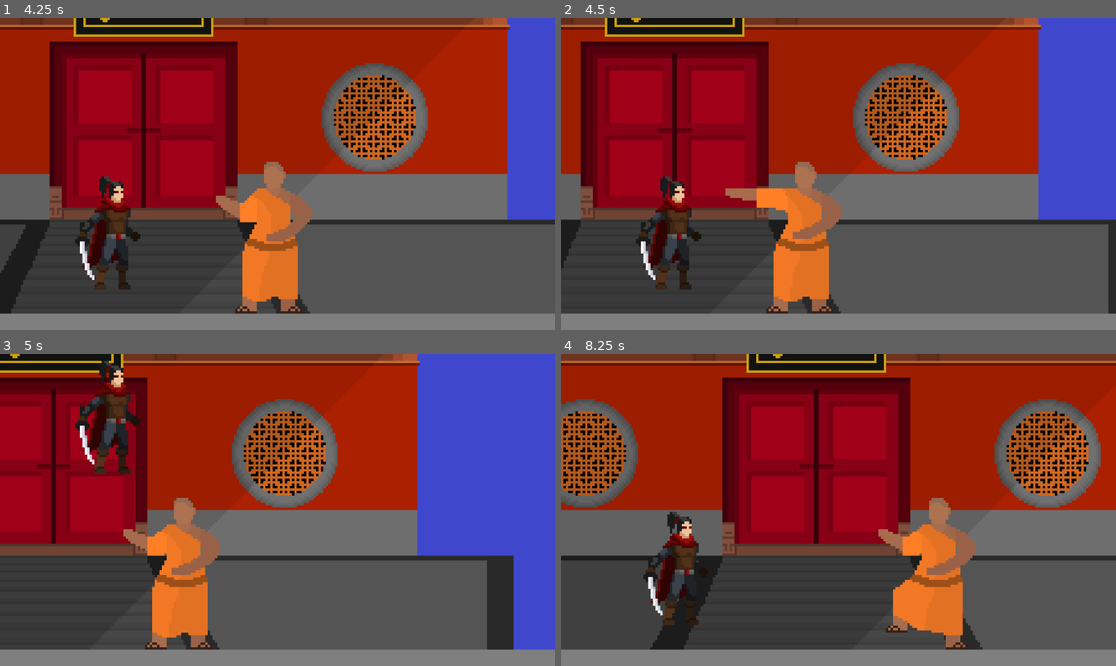
Above: before the commit, frames 1-4 (two rows, left to right).
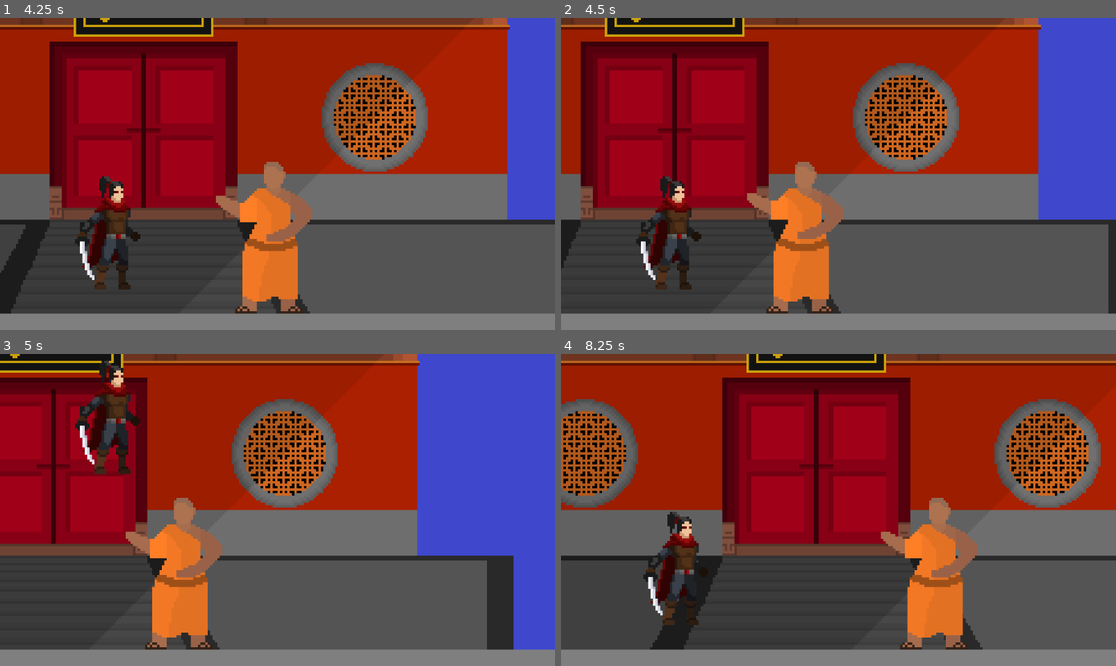
Above: after the commit, the same moments.

Repository: Patrick0704-eng/Fighting-Game-Cool
Game: Godot game, scene res://scenes/gui/main_menu.tscn
Same seed, same stepped clock (60 frames per second), same inputs: the game is played once before the commit and once after it.
Inputs (mouse positions are in pixels of both pictures, inside the frame that each line leads up to):
- Up to frame 1 (4.25 s): click (33, 33) at 0.5 s; tap Enter (lock_2) at 1.25, 2.75 s; hold D (right1) 1.28-2.78 s; tap Z (block1) at 1.35 s; tap W (up1) at 1.52, 2.27, 3.77 s; tap Space (lock_1) at 2, 3.5 s; tap J (block2) at 2.1 s; hold A (left1) 2.78-3.53 s; tap Down (down2) at 2.85 s; hold D (right1) from 3.53 s (still down); tap X (high1) at 3.6 s
- Up to frame 2 (4.5 s): keep holding D (right1); tap K (high2) at 4.35 s
- Up to frame 3 (5 s): keep holding D (right1); tap W (up1) at 4.52 s
- Up to frame 4 (8.25 s): release D (right1) at 5.03 s; hold A (left1) 5.03-5.78 s; tap Left (left2) at 5.1 s; tap W (up1) at 5.27, 6.77, 7.52 s; hold D (right1) 5.78-6.53 s; tap Space (lock_1) at 5.85 s; hold A (left1) 6.53-8.03 s; tap Enter (lock_2) at 6.6 s; tap C (low1) at 7.35 s; hold D (right1) from 8.03 s (still down); tap L (low2) at 8.1 s

Frame 1 is identical in both runs. In frame 2, 0.7% of the frame differs, in the area x 29-51%, y 54-71%; in frame 3, 0.3%; in frame 4, 1.0%, in the area x 57-75%, y 56-95%.

Commit message:
fixed trash ass code

Diff:
--- a/scenes/characters/hon.tscn
+++ b/scenes/characters/hon.tscn
@@ -1,15 +1,10 @@
-[gd_scene load_steps=65 format=3 uid="uid://dp437v6nkr7ce"]
+[gd_scene load_steps=42 format=3 uid="uid://dp437v6nkr7ce"]
 
 [ext_resource type="Script" path="res://scripts/characters/hon.gd" id="1_ipo3d"]
 [ext_resource type="Texture2D" uid="uid://sb0dieqd0d7w" path="res://assets/characters/hon/normal/crouch_idle.png" id="2_cnn5w"]
-[ext_resource type="Texture2D" uid="uid://db7yxy64dgshj" path="res://assets/characters/hon/normal/crouch_low.png" id="3_d41wv"]
 [ext_resource type="Texture2D" uid="uid://cfqj508s8udgi" path="res://assets/characters/hon/normal/idle.png" id="4_kgyh4"]
-[ext_resource type="Texture2D" uid="uid://b4ufhpyy4pkb2" path="res://assets/characters/hon/normal/jump_high.png" id="4_q6g0k"]
 [ext_resource type="Texture2D" uid="uid://cjbh2hlv11db7" path="res://assets/characters/hon/normal/crouch_walk.png" id="4_ytecd"]
 [ext_resource type="Texture2D" uid="uid://cpa8eg6vp7d6s" path="res://assets/characters/hon/normal/walk.png" id="5_8jic5"]
-[ext_resource type="Texture2D" uid="uid://cpqcf5kef81x8" path="res://assets/characters/hon/normal/jump_low.png" id="5_ubvd8"]
-[ext_resource type="Texture2D" uid="uid://dx4mcjjquqbl7" path="res://assets/characters/hon/normal/high.png" id="6_dfhx2"]
-[ext_resource type="Texture2D" uid="uid://cldkcxrn6c43e" path="res://assets/characters/hon/normal/low.png" id="8_2tjnn"]
 
 [sub_resource type="RectangleShape2D" id="RectangleShape2D_x5haf"]
 size = Vector2(46, 63)
@@ -30,40 +25,31 @@
 atlas = ExtResource("2_cnn5w")
 region = Rect2(192, 0, 64, 64)
 
-[sub_resource type="AtlasTexture" id="AtlasTexture_4qou2"]
-atlas = ExtResource("3_d41wv")
+[sub_resource type="AtlasTexture" id="AtlasTexture_qcagg"]
 region = Rect2(0, 0, 64, 64)
 
-[sub_resource type="AtlasTexture" id="AtlasTexture_1nh20"]
-atlas = ExtResource("3_d41wv")
+[sub_resource type="AtlasTexture" id="AtlasTexture_fj2gv"]
 region = Rect2(64, 0, 64, 64)
 
-[sub_resource type="AtlasTexture" id="AtlasTexture_s8p1j"]
-atlas = ExtResource("3_d41wv")
+[sub_resource type="AtlasTexture" id="AtlasTexture_tyb4o"]
 region = Rect2(128, 0, 64, 64)
 
-[sub_resource type="AtlasTexture" id="AtlasTexture_2igs6"]
-atlas = ExtResource("3_d41wv")
+[sub_resource type="AtlasTexture" id="AtlasTexture_rsa6w"]
 region = Rect2(192, 0, 64, 64)
 
-[sub_resource type="AtlasTexture" id="AtlasTexture_v8yvk"]
-atlas = ExtResource("3_d41wv")
+[sub_resource type="AtlasTexture" id="AtlasTexture_pijiy"]
 region = Rect2(256, 0, 64, 64)
 
-[sub_resource type="AtlasTexture" id="AtlasTexture_yq02v"]
-atlas = ExtResource("3_d41wv")
+[sub_resource type="AtlasTexture" id="AtlasTexture_86imy"]
 region = Rect2(320, 0, 64, 64)
 
-[sub_resource type="AtlasTexture" id="AtlasTexture_6gd5x"]
-atlas = ExtResource("3_d41wv")
+[sub_resource type="AtlasTexture" id="AtlasTexture_4tbru"]
 region = Rect2(384, 0, 64, 64)
 
-[sub_resource type="AtlasTexture" id="AtlasTexture_3over"]
-atlas = ExtResource("3_d41wv")
+[sub_resource type="AtlasTexture" id="AtlasTexture_ib2iw"]
 region = Rect2(448, 0, 64, 64)
 
-[sub_resource type="AtlasTexture" id="AtlasTexture_634b3"]
-atlas = ExtResource("3_d41wv")
+[sub_resource type="AtlasTexture" id="AtlasTexture_anjjs"]
 region = Rect2(512, 0, 64, 64)
 
 [sub_resource type="AtlasTexture" id="AtlasTexture_pk1qf"]
@@ -86,38 +72,6 @@
 atlas = ExtResource("4_ytecd")
 region = Rect2(256, 0, 64, 64)
 
-[sub_resource type="AtlasTexture" id="AtlasTexture_7n6vs"]
-atlas = ExtResource("4_q6g0k")
-region = Rect2(0, 0, 64, 64)
-
-[sub_resource type="AtlasTexture" id="AtlasTexture_fd8ql"]
-atlas = ExtResource("5_ubvd8")
-region = Rect2(0, 0, 64, 64)
-
-[sub_resource type="AtlasTexture" id="AtlasTexture_rs31u"]
-atlas = ExtResource("6_dfhx2")
-region = Rect2(0, 0, 64, 64)
-
-[sub_resource type="AtlasTexture" id="AtlasTexture_3ormb"]
-atlas = ExtResource("6_dfhx2")
-region = Rect2(64, 0, 64, 64)
-
-[sub_resource type="AtlasTexture" id="AtlasTexture_wguqk"]
-atlas = ExtResource("6_dfhx2")
-region = Rect2(128, 0, 64, 64)
-
-[sub_resource type="AtlasTexture" id="AtlasTexture_fyq61"]
-atlas = ExtResource("6_dfhx2")
-region = Rect2(192, 0, 64, 64)
-
-[sub_resource type="AtlasTexture" id="AtlasTexture_yylj7"]
-atlas = ExtResource("6_dfhx2")
-region = Rect2(256, 0, 64, 64)
-
-[sub_resource type="AtlasTexture" id="AtlasTexture_3os2g"]
-atlas = ExtResource("6_dfhx2")
-region = Rect2(320, 0, 64, 64)
-
 [sub_resource type="AtlasTexture" id="AtlasTexture_sxoxh"]
 atlas = ExtResource("4_kgyh4")
 region = Rect2(0, 0, 64, 64)
@@ -133,30 +87,6 @@
 [sub_resource type="AtlasTexture" id="AtlasTexture_igyfu"]
 atlas = ExtResource("4_kgyh4")
 region = Rect2(192, 0, 64, 64)
-
-[sub_resource type="AtlasTexture" id="AtlasTexture_bot4a"]
-atlas = ExtResource("8_2tjnn")
-region = Rect2(0, 0, 64, 64)
-
-[sub_resource type="AtlasTexture" id="AtlasTexture_q444o"]
-atlas = ExtResource("8_2tjnn")
-region = Rect2(64, 0, 64, 64)
-
-[sub_resource type="AtlasTexture" id="AtlasTexture_mbckc"]
-atlas = ExtResource("8_2tjnn")
-region = Rect2(128, 0, 64, 64)
-
-[sub_resource type="AtlasTexture" id="AtlasTexture_qg5w6"]
-atlas = ExtResource("8_2tjnn")
-region = Rect2(192, 0, 64, 64)
-
-[sub_resource type="AtlasTexture" id="AtlasTexture_nhaqp"]
-atlas = ExtResource("8_2tjnn")
-region = Rect2(256, 0, 64, 64)
-
-[sub_resource type="AtlasTexture" id="AtlasTexture_3evly"]
-atlas = ExtResource("8_2tjnn")
-region = Rect2(320, 0, 64, 64)
 
 [sub_resource type="AtlasTexture" id="AtlasTexture_nlice"]
 atlas = ExtResource("5_8jic5")
@@ -199,34 +129,34 @@
 }, {
 "frames": [{
 "duration": 1.0,
-"texture": SubResource("AtlasTexture_4qou2")
-}, {
-"duration": 1.0,
-"texture": SubResource("AtlasTexture_1nh20")
-}, {
-"duration": 1.0,
-"texture": SubResource("AtlasTexture_s8p1j")
-}, {
-"duration": 1.0,
-"texture": SubResource("AtlasTexture_2igs6")
-}, {
-"duration": 1.0,
-"texture": SubResource("AtlasTexture_v8yvk")
-}, {
-"duration": 1.0,
-"texture": SubResource("AtlasTexture_yq02v")
-}, {
-"duration": 1.0,
-"texture": SubResource("AtlasTexture_6gd5x")
-}, {
-"duration": 1.0,
-"texture": SubResource("AtlasTexture_3over")
-}, {
-"duration": 1.0,
-"texture": SubResource("AtlasTexture_634b3")
+"texture": SubResource("AtlasTexture_qcagg")
+}, {
+"duration": 1.0,
+"texture": SubResource("AtlasTexture_fj2gv")
+}, {
+"duration": 1.0,
+"texture": SubResource("AtlasTexture_tyb4o")
+}, {
+"duration": 1.0,
+"texture": SubResource("AtlasTexture_rsa6w")
+}, {
+"duration": 1.0,
+"texture": SubResource("AtlasTexture_pijiy")
+}, {
+"duration": 1.0,
+"texture": SubResource("AtlasTexture_86imy")
+}, {
+"duration": 1.0,
+"texture": SubResource("AtlasTexture_4tbru")
+}, {
+"duration": 1.0,
+"texture": SubResource("AtlasTexture_ib2iw")
+}, {
+"duration": 1.0,
+"texture": SubResource("AtlasTexture_anjjs")
 }],
 "loop": false,
-"name": &"crouching_low",
+"name": &"crouching_low_punch",
 "speed": 10.0
 }, {
 "frames": [{
@@ -251,45 +181,6 @@
 }, {
 "frames": [{
 "duration": 1.0,
-"texture": SubResource("AtlasTexture_7n6vs")
-}],
-"loop": true,
-"name": &"jumping_high",
-"speed": 5.0
-}, {
-"frames": [{
-"duration": 1.0,
-"texture": SubResource("AtlasTexture_fd8ql")
-}],
-"loop": true,
-"name": &"jumping_low",
-"speed": 5.0
-}, {
-"frames": [{
-"duration": 1.0,
-"texture": SubResource("AtlasTexture_rs31u")
-}, {
-"duration": 1.0,
-"texture": SubResource("AtlasTexture_3ormb")
-}, {
-"duration": 1.0,
-"texture": SubResource("AtlasTexture_wguqk")
-}, {
-"duration": 1.0,
-"texture": SubResource("AtlasTexture_fyq61")
-}, {
-"duration": 1.0,
-"texture": SubResource("AtlasTexture_yylj7")
-}, {
-"duration": 1.0,
-"texture": SubResource("AtlasTexture_3os2g")
-}],
-"loop": true,
-"name": &"standing_high",
-"speed": 5.0
-}, {
-"frames": [{
-"duration": 1.0,
 "texture": SubResource("AtlasTexture_sxoxh")
 }, {
 "duration": 1.0,
@@ -303,29 +194,6 @@
 }],
 "loop": true,
 "name": &"standing_idle",
-"speed": 5.0
-}, {
-"frames": [{
-"duration": 1.0,
-"texture": SubResource("AtlasTexture_bot4a")
-}, {
-"duration": 1.0,
-"texture": SubResource("AtlasTexture_q444o")
-}, {
-"duration": 1.0,
-"texture": SubResource("AtlasTexture_mbckc")
-}, {
-"duration": 1.0,
-"texture": SubResource("AtlasTexture_qg5w6")
-}, {
-"duration": 1.0,
-"texture": SubResource("AtlasTexture_nhaqp")
-}, {
-"duration": 1.0,
-"texture": SubResource("AtlasTexture_3evly")
-}],
-"loop": true,
-"name": &"standing_low",
 "speed": 5.0
 }, {
 "frames": [{
@@ -398,18 +266,6 @@
 "transitions": PackedFloat32Array(1),
 "update": 0,
 "values": [Vector2(1, 1)]
-}
-tracks/4/type = "value"
-tracks/4/imported = false
-tracks/4/enabled = true
-tracks/4/path = NodePath("hit_box:shape")
-tracks/4/interp = 1
-tracks/4/loop_wrap = true
-tracks/4/keys = {
-"times": PackedFloat32Array(0),
-"transitions": PackedFloat32Array(1),
-"update": 1,
-"values": [SubResource("RectangleShape2D_x5haf")]
 }
 
 [sub_resource type="Animation" id="Animation_ibmqa"]
@@ -479,7 +335,7 @@
 "times": PackedFloat32Array(0),
 "transitions": PackedFloat32Array(1),
 "update": 1,
-"values": [&"crouching_low"]
+"values": [&"crouching_low_punch"]
 }
 tracks/1/type = "value"
 tracks/1/imported = false
@@ -571,70 +427,6 @@
 "values": [Vector2(1.1, 0.9), Vector2(1.1, 0.9)]
 }
 
-[sub_resource type="Animation" id="Animation_fb1y6"]
-resource_name = "jump_high"
-length = 0.10001
-tracks/0/type = "value"
-tracks/0/imported = false
-tracks/0/enabled = true
-tracks/0/path = NodePath("animation_frames:animation")
-tracks/0/interp = 1
-tracks/0/loop_wrap = true
-tracks/0/keys = {
-"times": PackedFloat32Array(0),
-"transitions": PackedFloat32Array(1),
-"update": 1,
-"values": [&"jumping_high"]
-}
-tracks/1/type = "value"
-tracks/1/imported = false
-tracks/1/enabled = true
-tracks/1/path = NodePath("animation_frames:frame")
-tracks/1/interp = 1
-tracks/1/loop_wrap = true
-tracks/1/keys = {
-"times": PackedFloat32Array(0),
-"transitions": PackedFloat32Array(1),
-"update": 1,
-"values": [0]
-}
-tracks/2/type = "value"
-tracks/2/imported = false
-tracks/2/enabled = true
-tracks/2/path = NodePath("hit_box:shape")
-tracks/2/interp = 1
-tracks/2/loop_wrap = true
-tracks/2/keys = {
-"times": PackedFloat32Array(0.1),
-"transitions": PackedFloat32Array(1),
-"update": 1,
-"values": [SubResource("RectangleShape2D_x5haf")]
-}
-tracks/3/type = "value"
-tracks/3/imported = false
-tracks/3/enabled = true
-tracks/3/path = NodePath("hit_box:position")
-tracks/3/interp = 1
-tracks/3/loop_wrap = true
-tracks/3/keys = {
-"times": PackedFloat32Array(0.1),
-"transitions": PackedFloat32Array(1),
-"update": 0,
-"values": [Vector2(4, 0.5)]
-}
-tracks/4/type = "value"
-tracks/4/imported = false
-tracks/4/enabled = true
-tracks/4/path = NodePath("hit_box:scale")
-tracks/4/interp = 1
-tracks/4/loop_wrap = true
-tracks/4/keys = {
-"times": PackedFloat32Array(0.1),
-"transitions": PackedFloat32Array(1),
-"update": 0,
-"values": [Vector2(1, 1)]
-}
-
 [sub_resource type="Animation" id="Animation_jifq8"]
 resource_name = "stand_idle"
 length = 0.8
@@ -740,209 +532,13 @@
 "values": [Vector2(1, 1), Vector2(1, 1)]
 }
 
-[sub_resource type="Animation" id="Animation_1o1q1"]
-resource_name = "jump_low"
-length = 0.10001
-tracks/0/type = "value"
-tracks/0/imported = false
-tracks/0/enabled = true
-tracks/0/path = NodePath("animation_frames:animation")
-tracks/0/interp = 1
-tracks/0/loop_wrap = true
-tracks/0/keys = {
-"times": PackedFloat32Array(0),
-"transitions": PackedFloat32Array(1),
-"update": 1,
-"values": [&"jumping_low"]
-}
-tracks/1/type = "value"
-tracks/1/imported = false
-tracks/1/enabled = true
-tracks/1/path = NodePath("animation_frames:frame")
-tracks/1/interp = 1
-tracks/1/loop_wrap = true
-tracks/1/keys = {
-"times": PackedFloat32Array(0),
-"transitions": PackedFloat32Array(1),
-"update": 1,
-"values": [0]
-}
-tracks/2/type = "value"
-tracks/2/imported = false
-tracks/2/enabled = true
-tracks/2/path = NodePath("hit_box:scale")
-tracks/2/interp = 1
-tracks/2/loop_wrap = true
-tracks/2/keys = {
-"times": PackedFloat32Array(0),
-"transitions": PackedFloat32Array(1),
-"update": 0,
-"values": [Vector2(1, 1)]
-}
-tracks/3/type = "value"
-tracks/3/imported = false
-tracks/3/enabled = true
-tracks/3/path = NodePath("hit_box:position")
-tracks/3/interp = 1
-tracks/3/loop_wrap = true
-tracks/3/keys = {
-"times": PackedFloat32Array(0),
-"transitions": PackedFloat32Array(1),
-"update": 0,
-"values": [Vector2(4, 0.5)]
-}
-tracks/4/type = "value"
-tracks/4/imported = false
-tracks/4/enabled = true
-tracks/4/path = NodePath("hit_box:shape")
-tracks/4/interp = 1
-tracks/4/loop_wrap = true
-tracks/4/keys = {
-"times": PackedFloat32Array(0),
-"transitions": PackedFloat32Array(1),
-"update": 1,
-"values": [SubResource("RectangleShape2D_x5haf")]
-}
-
-[sub_resource type="Animation" id="Animation_nyree"]
-resource_name = "stand_low"
-length = 0.60001
-tracks/0/type = "value"
-tracks/0/imported = false
-tracks/0/enabled = true
-tracks/0/path = NodePath("animation_frames:animation")
-tracks/0/interp = 1
-tracks/0/loop_wrap = true
-tracks/0/keys = {
-"times": PackedFloat32Array(0),
-"transitions": PackedFloat32Array(1),
-"update": 1,
-"values": [&"standing_low"]
-}
-tracks/1/type = "value"
-tracks/1/imported = false
-tracks/1/enabled = true
-tracks/1/path = NodePath("animation_frames:frame")
-tracks/1/interp = 1
-tracks/1/loop_wrap = true
-tracks/1/keys = {
-"times": PackedFloat32Array(0, 0.1, 0.2, 0.3, 0.4, 0.5),
-"transitions": PackedFloat32Array(1, 1, 1, 1, 1, 1),
-"update": 1,
-"values": [0, 1, 2, 3, 4, 5]
-}
-tracks/2/type = "value"
-tracks/2/imported = false
-tracks/2/enabled = true
-tracks/2/path = NodePath("hit_box:shape")
-tracks/2/interp = 1
-tracks/2/loop_wrap = true
-tracks/2/keys = {
-"times": PackedFloat32Array(0),
-"transitions": PackedFloat32Array(1),
-"update": 1,
-"values": [SubResource("RectangleShape2D_x5haf")]
-}
-tracks/3/type = "value"
-tracks/3/imported = false
-tracks/3/enabled = true
-tracks/3/path = NodePath("hit_box:position")
-tracks/3/interp = 1
-tracks/3/loop_wrap = true
-tracks/3/keys = {
-"times": PackedFloat32Array(0),
-"transitions": PackedFloat32Array(1),
-"update": 0,
-"values": [Vector2(4, 0.5)]
-}
-tracks/4/type = "value"
-tracks/4/imported = false
-tracks/4/enabled = true
-tracks/4/path = NodePath("hit_box:scale")
-tracks/4/interp = 1
-tracks/4/loop_wrap = true
-tracks/4/keys = {
-"times": PackedFloat32Array(0),
-"transitions": PackedFloat32Array(1),
-"update": 0,
-"values": [Vector2(1, 1)]
-}
-
-[sub_resource type="Animation" id="Animation_sknwn"]
-resource_name = "stand_high"
-length = 0.60001
-tracks/0/type = "value"
-tracks/0/imported = false
-tracks/0/enabled = true
-tracks/0/path = NodePath("animation_frames:animation")
-tracks/0/interp = 1
-tracks/0/loop_wrap = true
-tracks/0/keys = {
-"times": PackedFloat32Array(0),
-"transitions": PackedFloat32Array(1),
-"update": 1,
-"values": [&"standing_high"]
-}
-tracks/1/type = "value"
-tracks/1/imported = false
-tracks/1/enabled = true
-tracks/1/path = NodePath("animation_frames:frame")
-tracks/1/interp = 1
-tracks/1/loop_wrap = true
-tracks/1/keys = {
-"times": PackedFloat32Array(0, 0.1, 0.2, 0.3, 0.4, 0.5),
-"transitions": PackedFloat32Array(1, 1, 1, 1, 1, 1),
-"update": 1,
-"values": [0, 1, 2, 3, 4, 5]
-}
-tracks/2/type = "value"
-tracks/2/imported = false
-tracks/2/enabled = true
-tracks/2/path = NodePath("hit_box:shape")
-tracks/2/interp = 1
-tracks/2/loop_wrap = true
-tracks/2/keys = {
-"times": PackedFloat32Array(0),
-"transitions": PackedFloat32Array(1),
-"update": 1,
-"values": [SubResource("RectangleShape2D_x5haf")]
-}
-tracks/3/type = "value"
-tracks/3/imported = false
-tracks/3/enabled = true
-tracks/3/path = NodePath("hit_box:position")
-tracks/3/interp = 1
-tracks/3/loop_wrap = true
-tracks/3/keys = {
-"times": PackedFloat32Array(0),
-"transitions": PackedFloat32Array(1),
-"update": 0,
-"values": [Vector2(4, 0.5)]
-}
-tracks/4/type = "value"
-tracks/4/imported = false
-tracks/4/enabled = true
-tracks/4/path = NodePath("hit_box:scale")
-tracks/4/interp = 1
-tracks/4/loop_wrap = true
-tracks/4/keys = {
-"times": PackedFloat32Array(0),
-"transitions": PackedFloat32Array(1),
-"update": 0,
-"values": [Vector2(1, 1)]
-}
-
 [sub_resource type="AnimationLibrary" id="AnimationLibrary_brukk"]
 _data = {
 "RESET": SubResource("Animation_ksgss"),
 "crouch_idle": SubResource("Animation_ibmqa"),
 "crouch_low": SubResource("Animation_f2ooi"),
 "crouch_walk": SubResource("Animation_wfrci"),
-"jump_high": SubResource("Animation_fb1y6"),
-"jump_low": SubResource("Animation_1o1q1"),
-"stand_high": SubResource("Animation_sknwn"),
 "stand_idle": SubResource("Animation_jifq8"),
-"stand_low": SubResource("Animation_nyree"),
 "stand_walk": SubResource("Animation_20hs5")
 }
 
--- a/scripts/gui/map_select.gd
+++ b/scripts/gui/map_select.gd
@@ -56,57 +56,14 @@
 	if Input.is_action_just_pressed("lock_2"):
 		locked_2 = true
 	if locked_1 and locked_2:
-		if map_select_1 == 1 and map_select_2 == 1:
-			global.map = 1
-		if map_select_1 == 1 and map_select_2 == 2:
-			if pick_player_map == 1:
-				global.map = 1
-			if pick_player_map == 2:
-				global.map = 2
-		if map_select_1 == 2 and map_select_2 == 1:
-			if pick_player_map == 1:
-				global.map = 2
-			if pick_player_map == 2:
-				global.map = 1
-		if map_select_1 and map_select_2 == 2:
-			global.map = 2
-		if map_select_1 == 3 and map_select_2 == 1:
-			if pick_player_map == 1:
-				if random_map == 1:
-					global.map = 1
-				if random_map == 2:
-					global.map = 2
-			if pick_player_map == 2:
-				global.map = 1
-		if map_select_1 == 3 and map_select_2 == 2:
-			if pick_player_map == 1:
-				if random_map == 1:
-					global.map =1
-				if random_map == 2:
-					global.map = 2
-			if pick_player_map == 2:
-				global.map = 2
-		if map_select_1 == 3 and map_select_2 == 3:
-			if random_map == 1:
-				global.map = 1
-			if random_map == 2:
-				global.map = 2
-		if map_select_1 == 2 and map_select_2 == 3:
-			if pick_player_map == 1:
-				global.map = 2
-			if pick_player_map == 2:
-				if random_map == 1:
-					global.map = 1
-				if random_map == 2:
-					global.map = 2
-		if map_select_1 == 1 and map_select_2 == 3:
-			if pick_player_map == 1:
-				global.map = 1
-			if pick_player_map == 2:
-				if random_map == 1:
-					global.map = 1
-				if random_map == 2:
-					global.map= 2
+		if pick_player_map == 1 and map_select_1 == 3:
+			global.map = random_map
+		elif pick_player_map == 1:
+			global.map = map_select_1
+		if pick_player_map == 2 and map_select_2 == 3:
+			global.map = random_map
+		elif pick_player_map == 2:
+			global.map = map_select_2
 		if global.map == 1:
 			get_tree().change_scene_to_file("res://scenes/maps/temple.tscn")
 		if global.map == 2:
Not shown: 1 places in scenes/gui/map_select.tscn that only renumber resources
